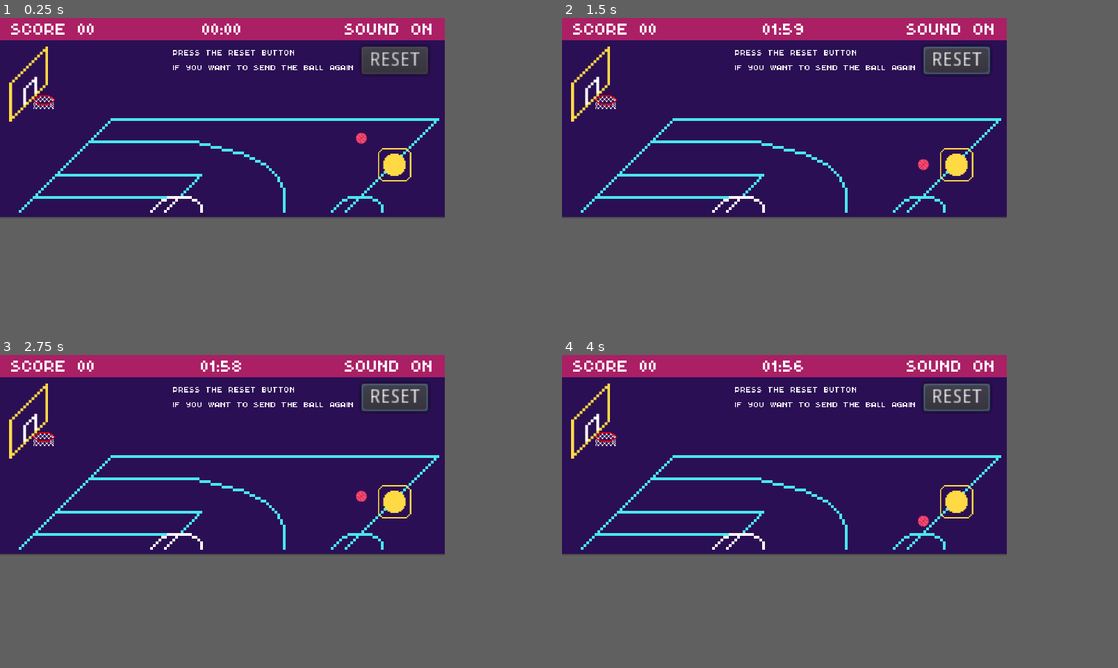
Above: before the commit, frames 1-4 (two rows, left to right).
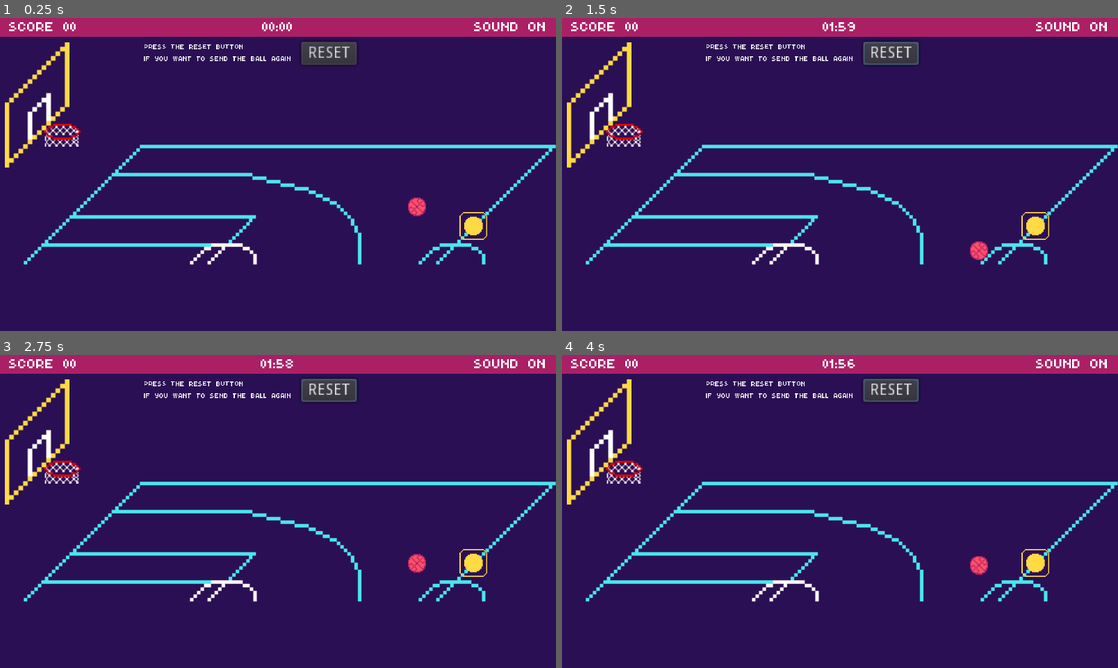
Above: after the commit, the same moments.

Repository: kerodekroma/pickaball-godot
Game: Godot game, scene res://scenes/Main.tscn
Two runs of this game, one before a commit and one after it. Both use one fixed random seed, a clock stepped at 60 frames per second and the inputs below.
Inputs (mouse positions are in pixels of both pictures, inside the frame that each line leads up to):
- Up to frame 1 (0.25 s): no input
- Up to frame 2 (1.5 s): click "RESET" at 0.5 s; move the mouse to (884, 108) at 1.27 s; click (884, 108) at 1.42 s
- Up to frame 3 (2.75 s): drag from (133, 464) to (44, 439) at 2.02 s
- Up to frame 4 (4 s): move the mouse to (828, 411) at 2.77 s; click (828, 411) at 2.92 s; drag from (762, 495) to (650, 423) at 3.52 s
The window is 640x288 before the commit and 800x450 after it. Grey fills any space a smaller window leaves; there, only what the larger window draws over its background counts as a difference.

The runs differ from the first frame. In frame 1, 13% of the frame differs, in the area x 0-100%, y 0-79%; in frame 2, 13%; in frame 3, 13%; in frame 4, 13%.

Commit message:
feat: changing the resolution as a standard 960x540

Diff:
--- a/entities/Ball/Ball.tscn
+++ b/entities/Ball/Ball.tscn
@@ -10,8 +10,9 @@
 radius = 4.37911
 
 [node name="Ball" type="RigidBody2D"]
-mass = 0.9
+mass = 1.5
 physics_material_override = SubResource( 2 )
+gravity_scale = 2.0
 sleeping = true
 script = ExtResource( 2 )
 __meta__ = {
@@ -19,8 +20,9 @@
 }
 
 [node name="Sprite" type="Sprite" parent="."]
+scale = Vector2( 2, 2 )
 texture = ExtResource( 1 )
 
 [node name="CollisionShape2D" type="CollisionShape2D" parent="."]
-scale = Vector2( 2, 2 )
+scale = Vector2( 4, 4 )
 shape = SubResource( 1 )
--- a/entities/Basket/Basket.tscn
+++ b/entities/Basket/Basket.tscn
@@ -11,7 +11,7 @@
 extents = Vector2( 0.894152, 4.18056 )
 
 [sub_resource type="RectangleShape2D" id=4]
-extents = Vector2( 11.7071, 29.5653 )
+extents = Vector2( 11.7071, 37.1146 )
 
 [node name="Basket" type="Node2D"]
 script = ExtResource( 3 )
@@ -45,13 +45,12 @@
 
 [node name="Board" type="StaticBody2D" parent="."]
 __meta__ = {
-"_edit_group_": true,
-"_edit_lock_": true
+"_edit_group_": true
 }
 
 [node name="Sprite" type="Sprite" parent="Board"]
 texture = ExtResource( 2 )
 
 [node name="CollisionShape2D" type="CollisionShape2D" parent="Board"]
-position = Vector2( -7.62236, -3.67144 )
+position = Vector2( -7.62236, -11.2208 )
 shape = SubResource( 4 )
--- a/entities/Ground/Ground.tscn
+++ b/entities/Ground/Ground.tscn
@@ -3,48 +3,53 @@
 [ext_resource path="res://assets/ground.png" type="Texture" id=1]
 
 [sub_resource type="RectangleShape2D" id=1]
-extents = Vector2( 320.802, 29.4364 )
+extents = Vector2( 475.936, 79.0971 )
 
 [node name="Ground" type="Node2D"]
 
 [node name="ColorRect" type="ColorRect" parent="."]
-margin_right = 640.0
-margin_bottom = 286.0
+margin_right = 960.0
+margin_bottom = 540.0
+grow_horizontal = 0
+grow_vertical = 0
 color = Color( 0.168627, 0.0588235, 0.329412, 1 )
 __meta__ = {
 "_edit_lock_": true,
-"_edit_use_anchors_": false
+"_edit_use_anchors_": true
 }
 
 [node name="StaticBodyRight" type="StaticBody2D" parent="."]
-position = Vector2( 676.827, 156.478 )
+position = Vector2( 1004.59, 100.355 )
 scale = Vector2( 0.136554, 3.39873 )
 __meta__ = {
-"_edit_group_": true
+"_edit_lock_": true
 }
 
 [node name="Right" type="CollisionShape2D" parent="StaticBodyRight"]
+position = Vector2( 147.959, 49.4067 )
 shape = SubResource( 1 )
 
 [node name="StaticBodyTop" type="StaticBody2D" parent="."]
 position = Vector2( 329.876, -8.20734 )
 __meta__ = {
-"_edit_group_": true
+"_edit_lock_": true
 }
 
 [node name="Top" type="CollisionShape2D" parent="StaticBodyTop"]
-position = Vector2( -7.98459, -22.8722 )
+position = Vector2( 152.762, -72.4472 )
 shape = SubResource( 1 )
 
 [node name="StaticBodyBottom" type="StaticBody2D" parent="."]
 position = Vector2( 324, 298 )
 __meta__ = {
-"_edit_group_": true
+"_edit_lock_": true
 }
 
 [node name="Bottom" type="CollisionShape2D" parent="StaticBodyBottom"]
+position = Vector2( 158.463, 206.439 )
 shape = SubResource( 1 )
 
 [node name="Sprite" type="Sprite" parent="."]
-position = Vector2( 320, 144 )
+position = Vector2( 485.875, 218.644 )
+scale = Vector2( 1.51836, 1.51836 )
 texture = ExtResource( 1 )
--- a/entities/HUD/HUD.tscn
+++ b/entities/HUD/HUD.tscn
@@ -10,7 +10,7 @@
 }
 
 [node name="ColorRect" type="ColorRect" parent="."]
-margin_right = 640.0
+margin_right = 960.0
 margin_bottom = 32.0
 color = Color( 0.670588, 0.121569, 0.396078, 1 )
 __meta__ = {
@@ -25,7 +25,7 @@
 anchor_bottom = 10.0
 margin_left = 16.0
 margin_top = -12.0
-margin_right = 624.0
+margin_right = 944.0
 margin_bottom = 28.0
 grow_horizontal = 0
 grow_vertical = 0
@@ -51,8 +51,8 @@
 }
 
 [node name="timeout" type="Label" parent="HBoxContainer"]
-margin_left = 204.0
-margin_right = 404.0
+margin_left = 310.0
+margin_right = 617.0
 margin_bottom = 40.0
 size_flags_horizontal = 3
 theme = ExtResource( 2 )
@@ -63,8 +63,8 @@
 }
 
 [node name="sound" type="Label" parent="HBoxContainer"]
-margin_left = 408.0
-margin_right = 608.0
+margin_left = 621.0
+margin_right = 928.0
 margin_bottom = 40.0
 grow_horizontal = 0
 grow_vertical = 0
--- a/project.godot
+++ b/project.godot
@@ -20,8 +20,8 @@
 
 [display]
 
-window/size/width=640
-window/size/height=288
+window/size/width=960
+window/size/height=540
 window/stretch/mode="2d"
 window/stretch/aspect="keep"
 
--- a/scenes/Main.tscn
+++ b/scenes/Main.tscn
@@ -15,10 +15,11 @@
 [node name="HUD" parent="." instance=ExtResource( 2 )]
 
 [node name="Basket" parent="." instance=ExtResource( 5 )]
-position = Vector2( 41.422, 94.6317 )
+position = Vector2( 63.8713, 149.632 )
+scale = Vector2( 2, 2 )
 
 [node name="Control" parent="." instance=ExtResource( 1 )]
-position = Vector2( 518.414, 162.566 )
+position = Vector2( 768.336, 310.303 )
 
 [node name="Button" type="Button" parent="."]
 margin_left = 519.845
--- a/scripts/Main.gd
+++ b/scripts/Main.gd
@@ -18,13 +18,13 @@
 	if ball_instance != null:
 		ball_instance.queue_free()
 	ball_instance = ball.instance()
-	ball_instance.position = Vector2(520, 170)
+	ball_instance.position = Vector2(720, 320)
 	add_child(ball_instance)
 
 func _on_control_released(direction):
 	print("direction", direction)
-	ball_instance.apply_torque_impulse(7000)
-	ball_instance.apply_impulse(Vector2.ZERO, direction * -3)
+	ball_instance.apply_torque_impulse(1000)
+	ball_instance.apply_impulse(Vector2.ZERO, direction * -8)
 
 func _on_basket_goal():
 	current_score += Globals.calculate_points();
